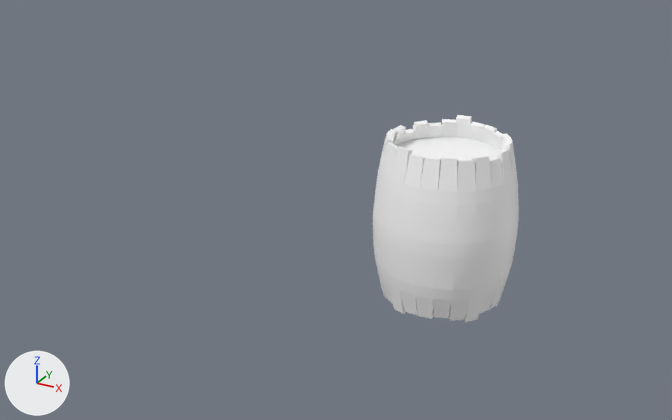
The Blender file Tests/Ruins2/WoodTrimAssets.blend: old version first, new version second.
Before and after are seen from a camera (50 mm lens) standing at (1.98, -5.02, 2.9) and looking at (-0.82, 0.07, 0.36). Every picture has the same lights, and +X, +Y and +Z are marked at lower left.

In view in the first picture: 'Barrel01'.
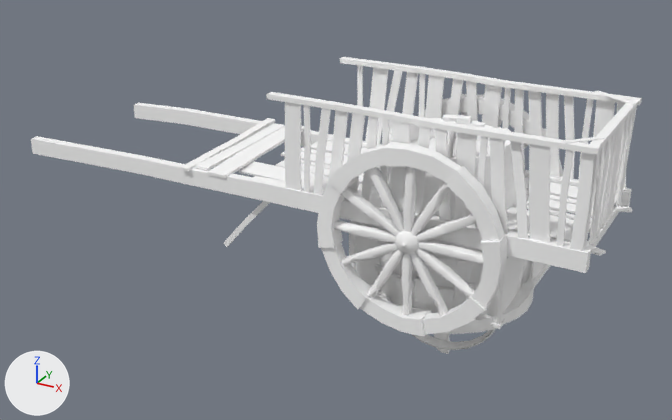
The newer file is also turned or shifted as a whole; pictures and numbers use the older file's frame.

Location of each change, [x1, y1, x2, y2] in pixels of the pictures (672 x 420 px):
```json
{"object": "Cart01", "change": "shown", "after": [31, 57, 642, 337]}
{"object": "Chest00", "change": "shown", "after": [349, 221, 536, 329]}
{"object": "Barrel02", "change": "shown", "after": [379, 115, 517, 216]}
{"object": "Pot02", "change": "shown", "after": [373, 263, 477, 313]}
{"object": "Wheel01", "change": "shown", "after": [365, 277, 534, 335]}
{"object": "BarrelBroken04", "change": "shown", "after": [412, 329, 495, 350]}
{"object": "Pot01", "change": "shown", "after": [382, 241, 474, 277]}
{"object": "Chest00Lid", "change": "shown", "after": [517, 260, 550, 293]}
{"object": "pole01", "change": "shown", "after": [447, 131, 457, 158]}
{"object": "BarrelBroken01", "change": "shown", "after": [435, 333, 450, 354]}
{"object": "BarrelBroken02", "change": "shown", "after": [434, 333, 447, 350]}
{"object": "Barrel01", "change": "unchanged, covered by the edit", "before": [373, 115, 519, 322], "after": [373, 115, 512, 288]}
```

Edits to the scene script, one JSON object a line:
```json
{"op": "remove", "block": "ob_pole01", "code": "ob_pole01.hide_set(True)"}
{"op": "remove", "block": "ob_pot01", "code": "ob_pot01.hide_set(True)"}
{"op": "remove", "block": "ob_pot02", "code": "ob_pot02.hide_set(True)"}
{"op": "remove", "block": "ob_wheel01", "code": "ob_wheel01.hide_set(True)"}
{"op": "remove", "block": "ob_barrel02", "code": "ob_barrel02.hide_set(True)"}
{"op": "remove", "block": "ob_barrelbroken01", "code": "ob_barrelbroken01.hide_set(True)"}
{"op": "remove", "block": "ob_barrelbroken02", "code": "ob_barrelbroken02.hide_set(True)"}
{"op": "remove", "block": "ob_barrelbroken04", "code": "ob_barrelbroken04.hide_set(True)"}
{"op": "remove", "block": "ob_cart01", "code": "ob_cart01.hide_set(True)"}
{"op": "remove", "block": "ob_chest00", "code": "ob_chest00.hide_set(True)"}
{"op": "remove", "block": "ob_chest00lid", "code": "ob_chest00lid.hide_set(True)"}
```
